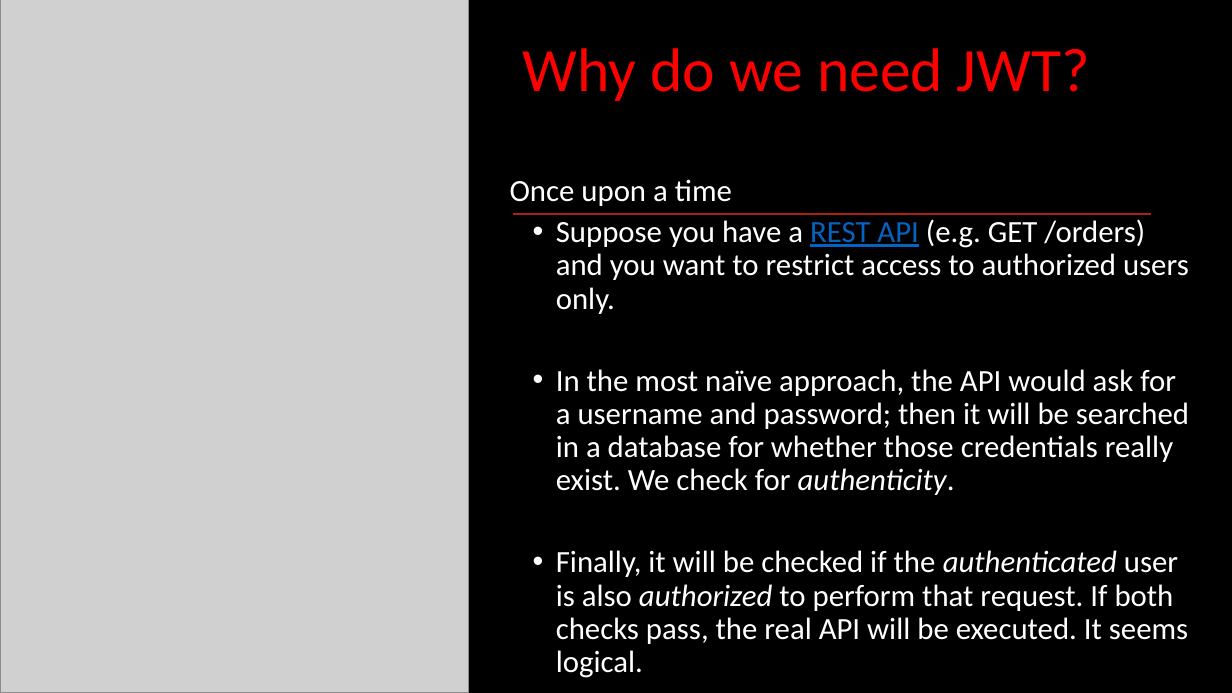
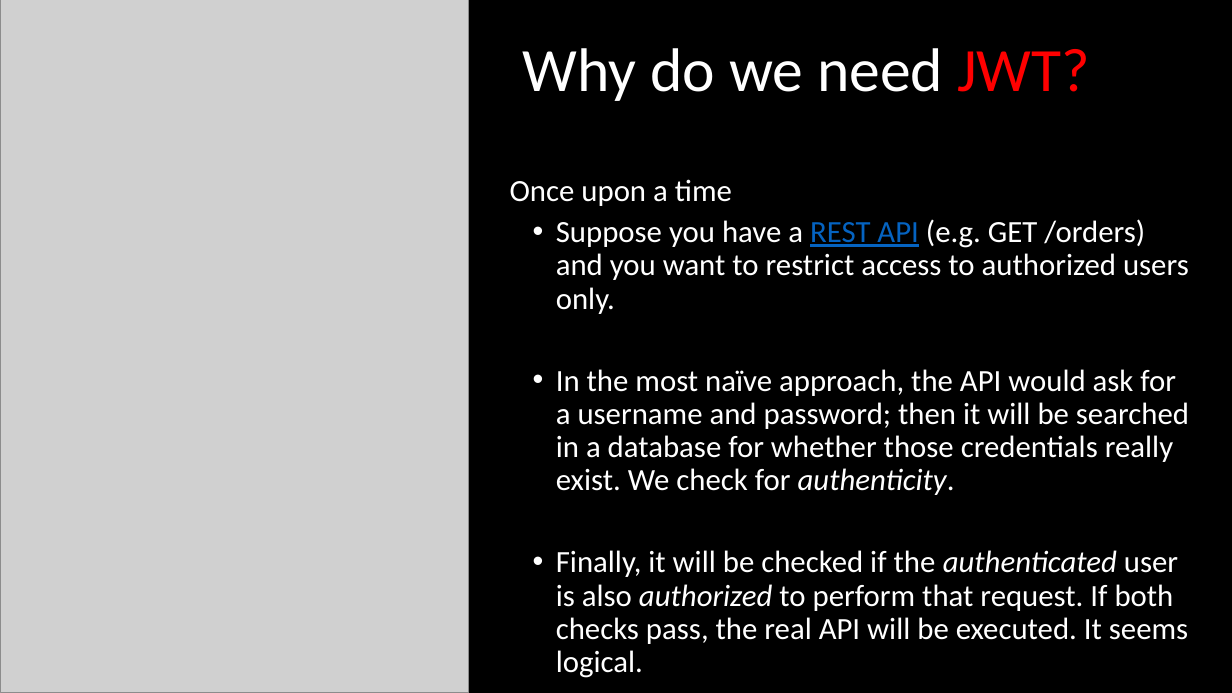
Before and after one commit to asafnaory/nestjs-course, a slide deck: slide 5 of presentations/lecture_jwt.pptx (slide 4 before the commit). Drawn at 1232x693 pixels with LibreOffice and Linux fonts; fonts in the diff are those of the drawing; grey boxes stand for pictures. Boxes give left, top, right and bottom in pixels: in the first picture for what was removed or moved away, otherwise in the second. Text is boxed around its words. In the diff, an @@ line names an element or a change of style, - is before the commit and + after.

```diff
--- a/presentations/lecture_jwt.pptx
+++ b/presentations/lecture_jwt.pptx
@@ title "Why do we need JWT?" at [523,48,1090,101]: text colour #FF0000 to #FFFFFF in "Why do we need" @@
@@ line removed from (514, 213) to (1152, 213) @@
```
Also in this commit, not shown: 6 other slides changed, 3 slides added, 9 other files.
